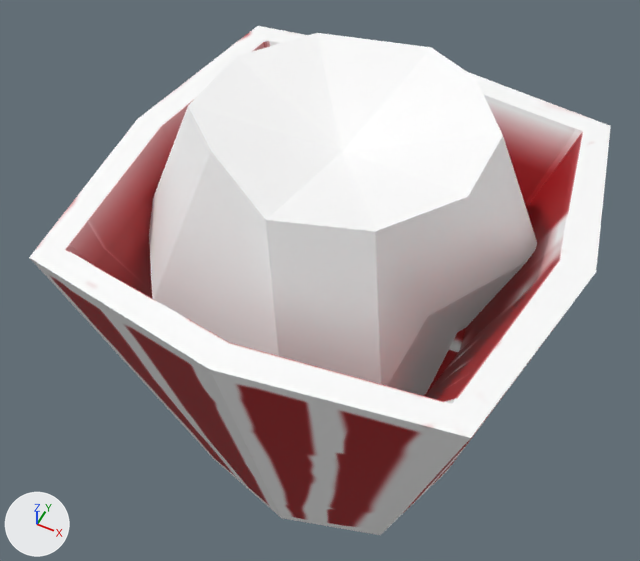
One commit to the glTF model assets/objects/Snacks/Popcorn/Popcorn.glb: the scene before it, then after it.
The view is the same before and after, from a 50 mm camera at (1.28, -2.78, 3.77) aimed at (-0.12, 0.02, 0.27). Every picture has the same lights, and +X, +Y and +Z are marked at lower left. The picture after the commit comes second. Where no turn or scale is listed for an object, it has been applied to the vertices. Vertices at exactly the same position are counted once.
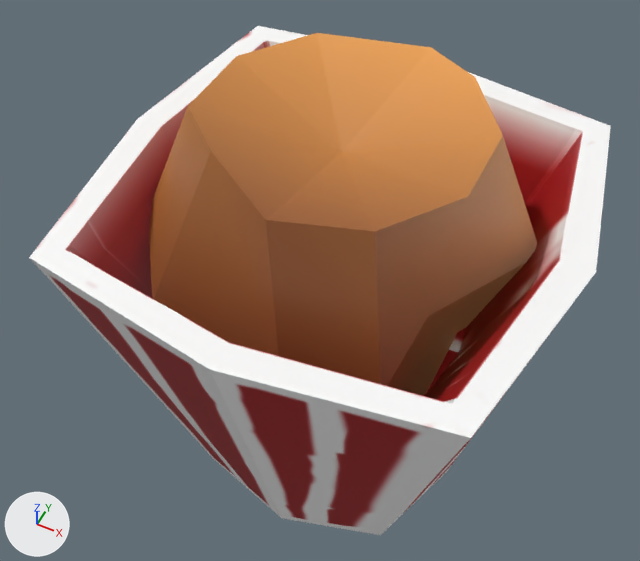
Boxes [x1, y1, x2, y2] around the edits, measured in the pictures (640 x 561 px):
'Sphere', surface changed (white to orange)
    both: [149, 33, 537, 396]

The change in detail:
Picture 'Popcorn Wrap' (img_popcorn_wrap) is new.
In material 'Material.001' (mat_material_001), base_color is no longer (1.0, 1.0, 1.0), white #ffffff.
In material 'Material.001' (mat_material_001), texture is now set to img_popcorn_wrap.
me_sphere has 32 vertices, 60 faces and spans x -0.92..0.92, y -0.85..0.96, z -0.96..0.68.
me_sphere is used by ob_sphere; location (0.0, 0.0, 0.701).
me_sphere part 1: texture (UV) coordinates of 60 of 60 faces, centred in x -0.75..0.74, y -0.77..0.81, z -0.78..0.62, changed; they spanned u 0.0..1.0, v 0.0..1.0 and now span u 0.0..1.0, v 0.0..0.76.
